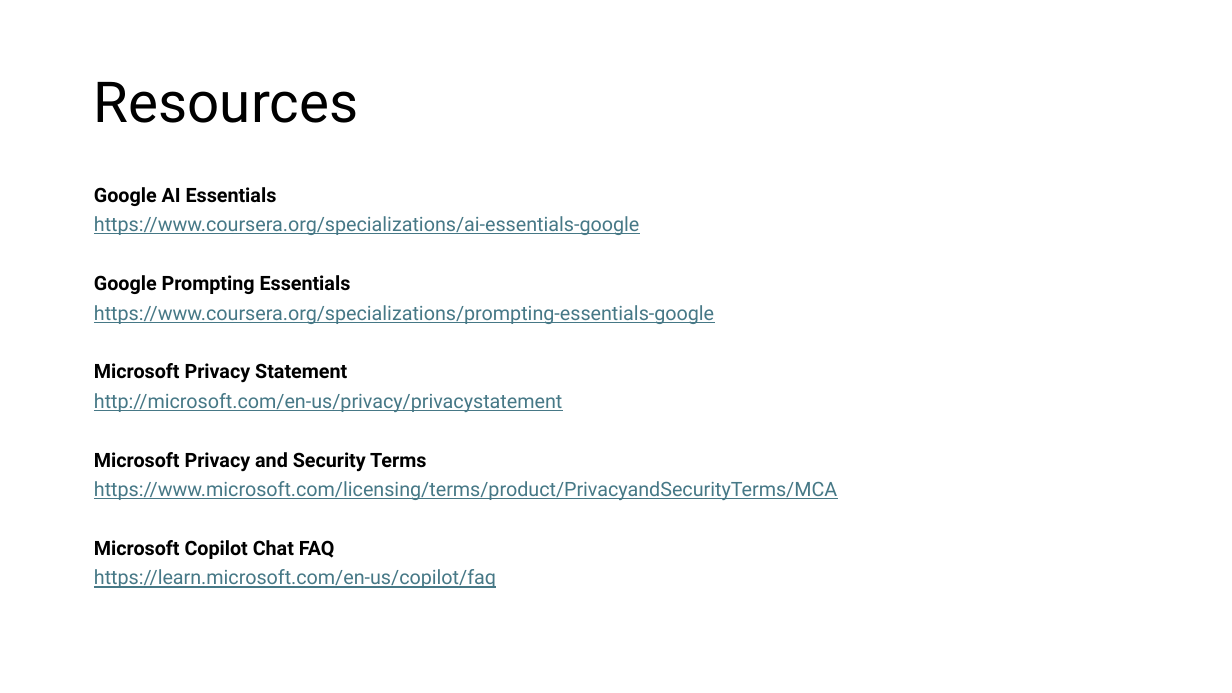
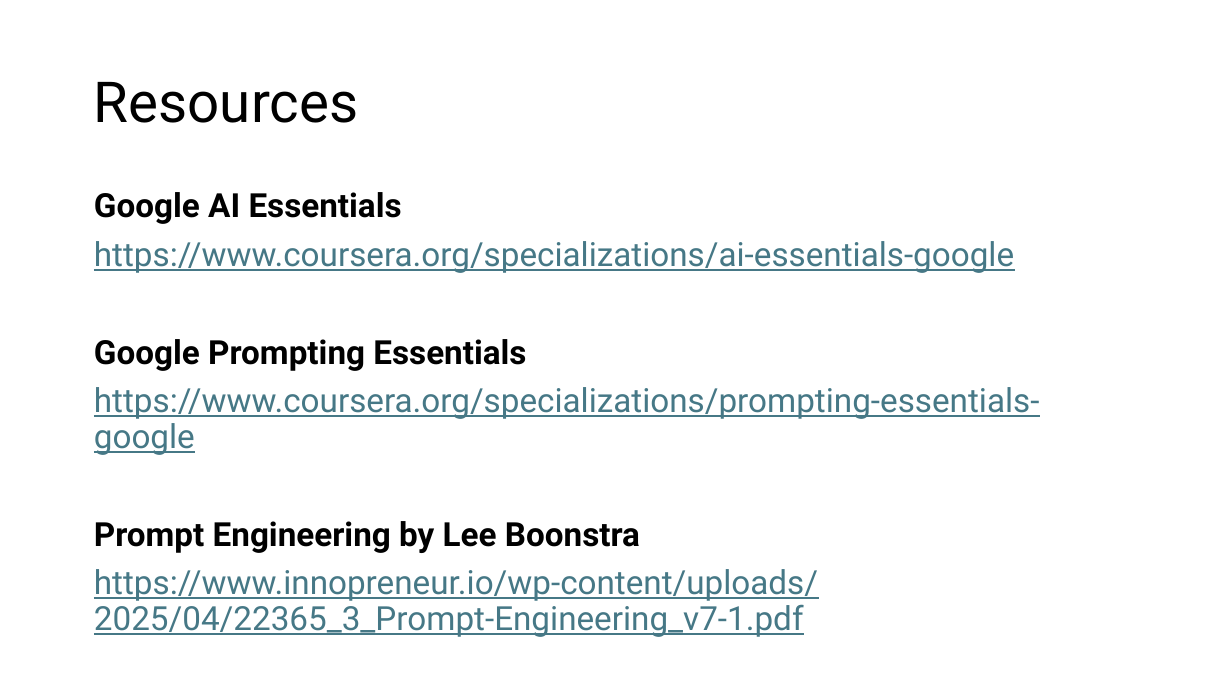
Before and after one commit to ericburcham/prompt-engineering, a slide deck: slide 22 of presentation/prompt-engineering-content.pptx. Drawn at 1232x693 pixels with LibreOffice and Linux fonts; fonts in the diff are those of the drawing. Boxes give left, top, right and bottom in pixels: in the first picture for what was removed or moved away, otherwise in the second. Text is boxed around its words. In the diff, an @@ line names an element or a change of style, - is before the commit and + after.

Commit message:
update resources pages

```diff
--- a/presentation/prompt-engineering-content.pptx
+++ b/presentation/prompt-engineering-content.pptx
@@ text at <box>94,192,1040,455</box>: size 15.4 to 25.9 pt in "Google AI Essentials", "https://www.coursera.org/specializations/ai-essentials-googl ...", "Google Prompting Essentials", "https://www.coursera.org/specializations/prompting-essential ..."; line spacing 0.7 to 0.9 @@
@@ text at <box>94,521,818,637</box>: text changed; size 15.4 to 25.9 pt @@
-Microsoft Privacy Statement
-http://microsoft.com/en-us/privacy/privacystatement
-Microsoft Privacy and Security Terms
-https://www.microsoft.com/licensing/terms/product/PrivacyandSecurityTerms/MCA
-Microsoft Copilot Chat FAQ
-https://learn.microsoft.com/en-us/copilot/faq
+Prompt Engineering by Lee Boonstra
+https://www.innopreneur.io/wp-content/uploads/2025/04/22365_3_Prompt-Engineering_v7-1.pdf
```
Also in this commit, not shown: 1 other slide changed, 4 other files.
